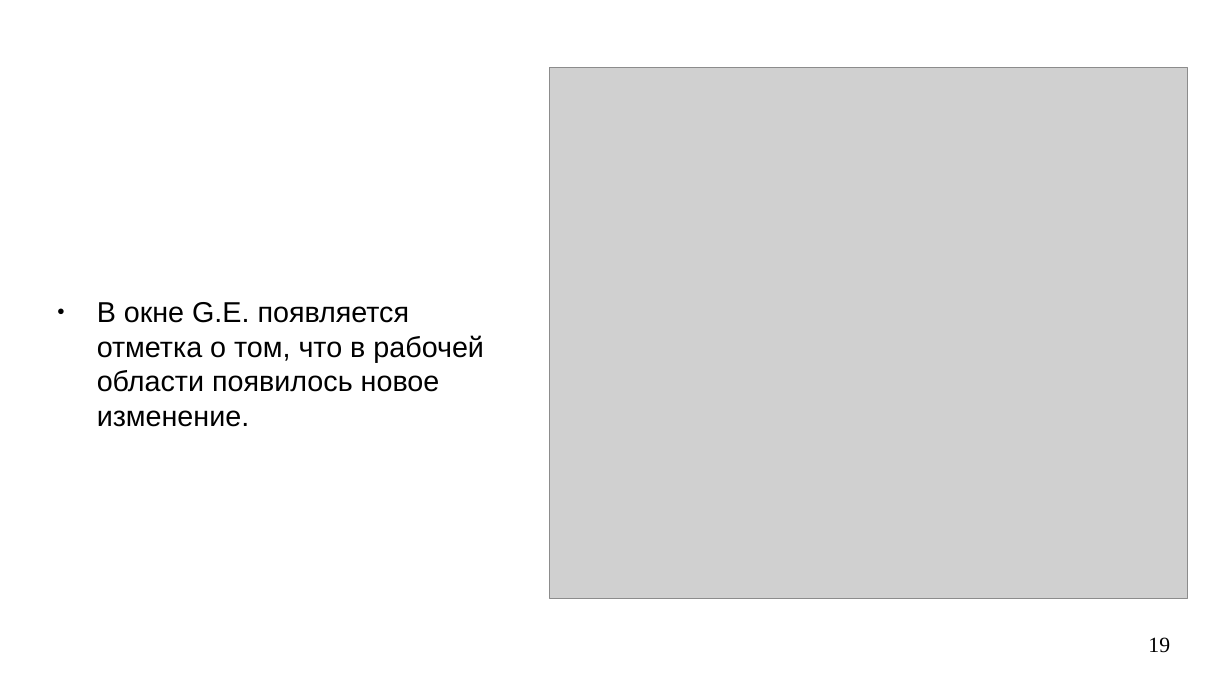
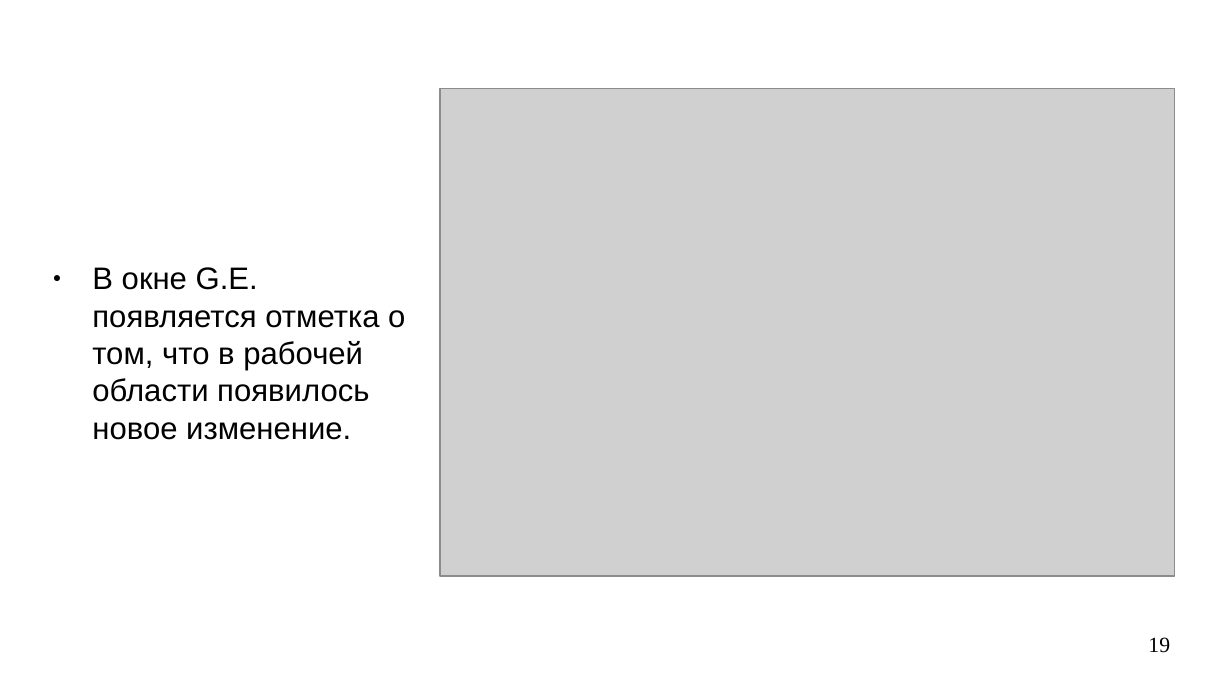
Before and after one commit to steelcraft/stud-lab, a slide deck: slide 19 of Практические занятия/Работа с Git.odp. Drawn at 1232x693 pixels with LibreOffice and Linux fonts; fonts in the diff are those of the drawing; grey boxes stand for pictures. Boxes give left, top, right and bottom in pixels: in the first picture for what was removed or moved away, otherwise in the second. Text is boxed around its words. In the diff, an @@ line names an element or a change of style, - is before the commit and + after.

```diff
--- a/Практические занятия/Работа с Git.odp
+++ b/Практические занятия/Работа с Git.odp
@@ picture: place and size @@
-picture at bbox=[550, 68, 1188, 599]
+picture at bbox=[440, 88, 1176, 576]
@@ text "В окне G.E. появляется отметка ...": place and size @@
-text "В окне G.E. появляется отметка ..." at bbox=[97, 302, 484, 427]
+text "В окне G.E. появляется отметка ..." at bbox=[92, 267, 405, 440]
@@ text "В окне G.E. появляется отметка ..." at bbox=[92, 267, 405, 440]: size 18.5 to 20 pt @@
```
Also in this commit, not shown: 4 slides added.
